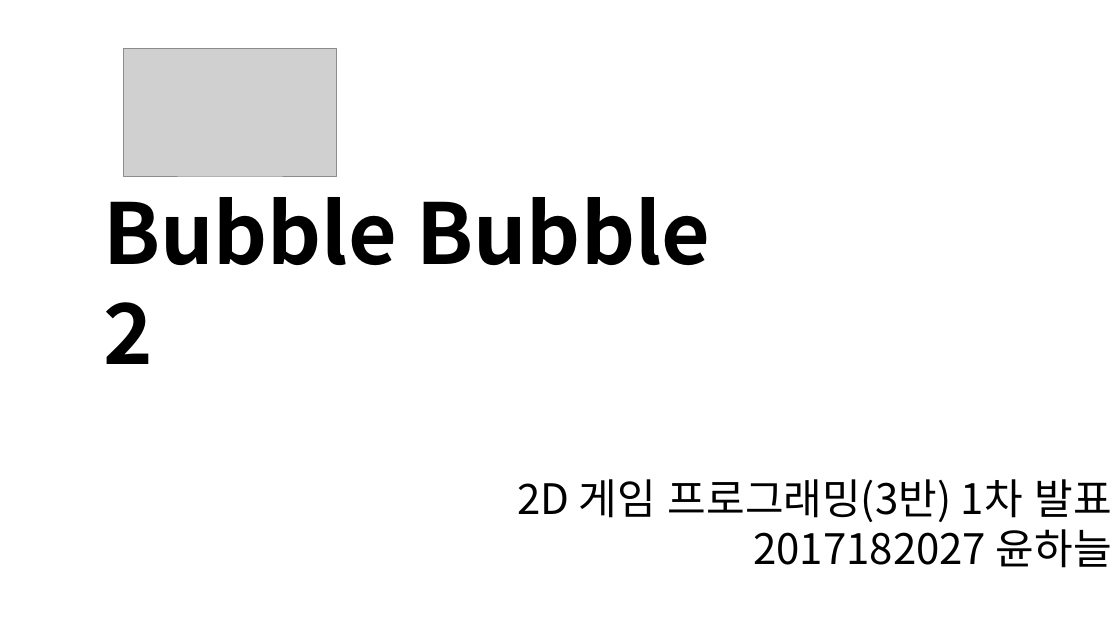
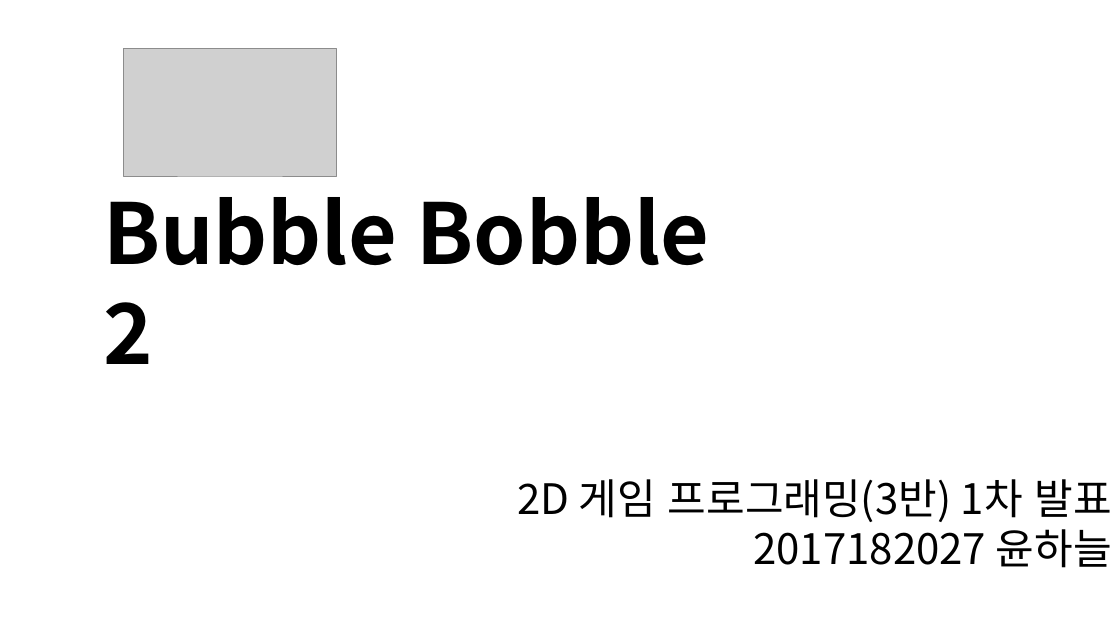
Before and after one commit to HaneulYun/2DGP, a slide deck: slide 1 of project/proposal/프레젠테이션1.pptx. Drawn at 1120x630 pixels with LibreOffice and Linux fonts; fonts in the diff are those of the drawing; grey boxes stand for pictures; background and template pictures are left out. Boxes give left, top, right and bottom in pixels: in the first picture for what was removed or moved away, otherwise in the second. Text is boxed around its words. In the diff, an @@ line names an element or a change of style, - is before the commit and + after.

Commit message:
term project : bubble class
term project : bubble class

```diff
--- a/project/proposal/프레젠테이션1.pptx
+++ b/project/proposal/프레젠테이션1.pptx
@@ text at (103,197,709,364): text changed @@
-Bubble Bubble 2
+Bubble Bobble 2
```
Also in this commit, not shown: 5 other files.
